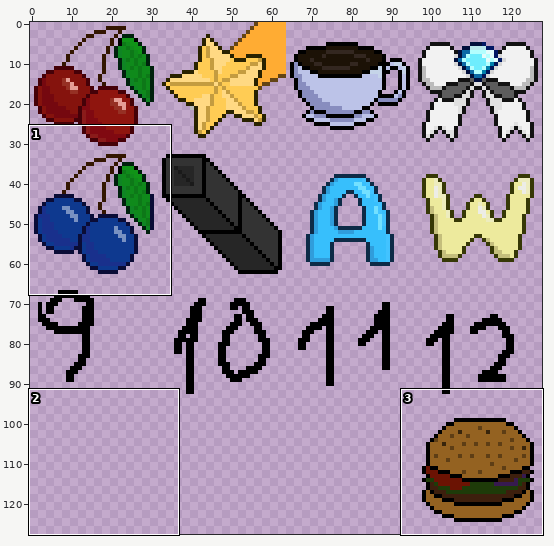
Two versions of one sprite sheet, assets/symbols.png. Above: a wide view before the commit, with the close-up outlined.
Close-up. Old version:
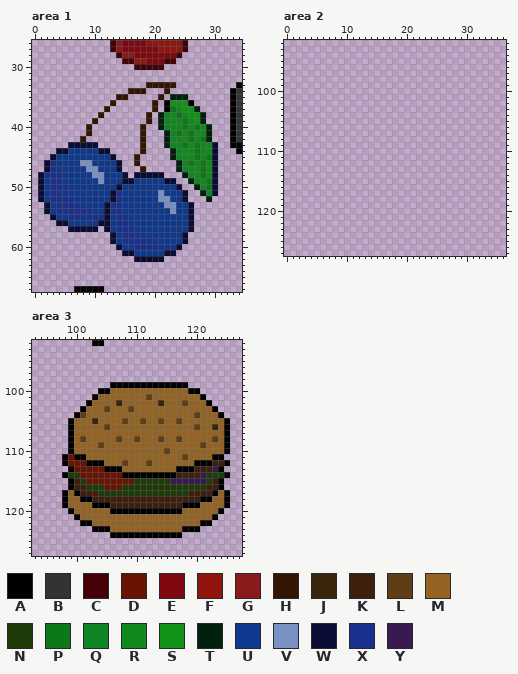
The file is 128x128 pixels. Colours within 5 levels of each other are drawn and written as one. Shown: area 1: x 0..34, y 26..67; area 2: x 0..36, y 92..127; area 3: x 93..127, y 92..127.
Palette (. is transparent): A #000000  B #333333  C #450108  D #6b1303  E #800911  F #8f150e  G #8a1b1a  H #331601  J #38250c  K #3d1f0d  L #5e3e15  M #946221  N #1e3b09  P #0d7818  Q #0f8524  R #0f8a1b  S #109317  T #00210d  U #0e398f  V #7891c2  W #0a0c36  X #19308c  Y #371a4f
Pixels before, area 1, first column x 1:
26 ............CGEEEEFFFFFFC.........
27 ............CGEEEEEEFFFFC.........
28 .............CGGEEEEEEEC..........
29 ..............CCGGEEECC...........
30 ................CCCCC.............
31 ..................................
32 ..................................
33 ..................HHHHH..........A
34 ...............HHH...H..........AB
35 .............HH.....H.TTT.......AB
36 ............H......H.ASSSA......AB
37 ...........H.......H.APRSST.....AB
38 ..........H.......H.TQRPRSST....AB
39 .........H........H.TQRRPRST....AB
40 ........H........H..TQRRPRPRT...AB
41 ........H........H...TQPRPRRT...AB
42 .......H.........H...TQRRPRPT...AB
43 .....WWWWW.......H...TQRPRPRRW..AA
44 ...WWUUUUUWW.....H....TQRRPRRW...A
45 ..WUUUUUUUUUW...H.....TQRRPRPW....
46 .WXUUUUVVUUUUW..H......TQPRPRW....
47 .WXUUUUUVVUUUW...H.....TQRRPRW....
48 WXXXUUUUUVVUUUW.WWWWW...TQRPRW....
49 WUXXUUUUUUVUUUWWUUUUUWW..TQRPW....
50 WUXXXUUUUUUUUWUUUUUUUUUW..TQPW....
51 WUXXXUUUUUUUWXUUUUUUVUUUW..TQW....
52 WUXXXXUUUUUUWXUUUUUUVVUUW...T.....
53 .WUXXXXUUUUWXXUUUUUUUVVUUW........
54 .WUXXXXXXUUWXXUUUUUUUUVUUW........
55 ..WUUXXXXXXWUXXUUUUUUUUUUW........
56 ...WWUUUUXWWUXXUUUUUUUUUUW........
57 .....WWWWW.WUXXXUUUUUUUUUW........
58 ............WUXXXXUUUUUUW.........
59 ............WUXXXXXUUUUUW.........
60 .............WUUXXXXXXXW..........
61 ..............WWUUUUUWW...........
62 ................WWWWW.............
63 ..................................
64 ..................................
65 ..................................
66 ..................................
67 ......AAAAA.......................
Pixels before, area 3, first column x 98:
 92 .....AA.....................
 93 ............................
 94 ............................
 95 ............................
 96 ............................
 97 ............................
 98 ............................
 99 ........AAAAAAAAAAAAA.......
100 ......AAMMMMMMMMMMMMMAA.....
101 .....AMMMMMMMMLMMMMMMMMA....
102 ....AMMMMJMMMMMMJMMMLMMMA...
103 ...AMMMLMMMLMMMMMMMMMMMMMA..
104 ..ALMMMMMMMMMMMMMMMMMMLMMMA.
105 .AMMMJMMMMLMMLMMLMMLMMMMMMMA
106 .AMMMMMLMMMMMMMMMMMMMMLMMJMA
107 .AMMMMMMMMMMMMMMMMMMMMMMMMMA
108 .AMLMMMMMLMMLMMMLMMLMMMMMLMA
109 .AMMMMLMMMMMMMMMMMMMMMMLMMMA
110 .AMMMMMMMMMMMMMMMLMMMMMMMMMA
111 ADAAMMMMMMMMMMMMMMMMLMMMMAA.
112 ADDDAAAMMMLMMMLMMMMMMMAAAKKA
113 .ADDDDDAAAMMMMMMMMMAAAKKKYA.
114 ANNDDDDDDDAAAAAAAAAKKKKYNNNA
115 .AKNDDDDDDDDNNNNNNYYYYYYNKA.
116 .AKKNNNDDDNNNNNNNNNNNNNNKKA.
117 AMAKKKNNNNNNNNNNNNNNNKKKKAMA
118 AMMAAKKKKKKKKKKKKKKKKKKAAMMA
119 AMMMMAAAKKKKKKKKKKKKAAAMMMMA
120 .AMMMMMMAAAAAAAAAAAAMMMMMMA.
121 ..AMMMMMMMMMMMMMMMMMMMMMMA..
122 ...AAMMMMMMMMMMMMMMMMMMAA...
123 .....AAAMMMMMMMMMMMMAAA.....
124 ........AAAAAAAAAAAA........
Once edited:
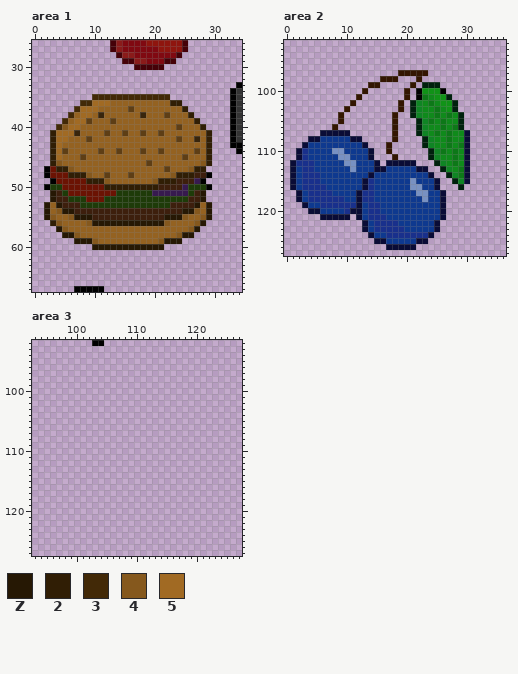
Colours new in this view: Z #261804  2 #301e05  3 #422907  4 #85581d  5 #a16a23
Difference:
Changed rows in their new state; - is an unchanged pixel.
Area 1:
first column x 1:
33 ------------------.....-------
34 ---------------...---.--------
35 ---------3333333333333...-----
36 -------33555MMMMMMMMMM22..----
37 ------3555MMMMMLMMMMMMMM2..---
38 -----3M55MJMMMMMMJMMMLMMM2..--
39 ----3M55LMMMLMMMMMMMMMMMMM2.--
40 ---3455MMMMMMMMMMMMMMMMLMMM2.-
41 --2555JMMMMLMMLMMLMMLMMMMMMM2-
42 --255MMMLMMMMMMMMMMMMMMLMMJM2-
43 --25MMMMMMMMMMMMMMMMMMMMMMMM2.
44 --25LMMMMMLMMLMMMLMMLMMMMMLM2.
45 --25MMMLMMMMMMMMMMMMMMMMLMMM2.
46 -.24MMMMMMMMMMMMMMLMMMMMMMM42.
47 -AD224MMMMMMMMMMMMMMMLMMM422..
48 .ADDD2224MMLMMMLMMMMMM4222KKA.
49 ..ADDDDD2224MMMMMMM4222KKKYA..
50 .ANNDDDDDDD222222222KKKKYNNNA.
51 ..ZKNDDDDDDDDNNNNNNYYYYYYNKZ..
52 ..ZKKNNNDDDNNNNNNNNNNNNNNKKZ.-
53 -ZMZKKKNNNNNNNNNNNNNNNKKKKZMZ-
54 -ZM4ZZKKKKKKKKKKKKKKKKKKZZ4MZ-
55 -Z4MM4ZZZKKKKKKKKKKKKZZZ4MM4Z-
56 --24MMMM4ZZZZZZZZZZZZ4MMMM4Z--
57 ---Z4MMMMMMMMMMMMMMMMMMMM4Z---
58 ----ZZ4MMMMMMMMMMMMMMMM4ZZ----
59 ------ZZZ4MMMMMMMMMM4ZZZ.-----
60 ---------ZZZZZZZZZZZZ...------
61 --------------.........-------
62 ----------------.....---------
Area 2:
first column x 1:
 97 ------------------HHHHH-------
 98 ---------------HHH---H--------
 99 -------------HH-----H-TTT-----
100 ------------H------H-ASSSA----
101 -----------H-------H-APRSST---
102 ----------H-------H-TQRPRSST--
103 ---------H--------H-TQRRPRST--
104 --------H--------H--TQRRPRPRT-
105 --------H--------H---TQPRPRRT-
106 -------H---------H---TQRRPRPT-
107 -----WWWWW-------H---TQRPRPRRW
108 ---WWUUUUUWW-----H----TQRRPRRW
109 --WUUUUUUUUUW---H-----TQRRPRPW
110 -WXUUUUVVUUUUW--H------TQPRPRW
111 -WXUUUUUVVUUUW---H-----TQRRPRW
112 WXXXUUUUUVVUUUW-WWWWW---TQRPRW
113 WUXXUUUUUUVUUUWWUUUUUWW--TQRPW
114 WUXXXUUUUUUUUWUUUUUUUUUW--TQPW
115 WUXXXUUUUUUUWXUUUUUUVUUUW--TQW
116 WUXXXXUUUUUUWXUUUUUUVVUUW---T-
117 -WUXXXXUUUUWXXUUUUUUUVVUUW----
118 -WUXXXXXXUUWXXUUUUUUUUVUUW----
119 --WUUXXXXXXWUXXUUUUUUUUUUW----
120 ---WWUUUUXWWUXXUUUUUUUUUUW----
121 -----WWWWW-WUXXXUUUUUUUUUW----
122 ------------WUXXXXUUUUUUW-----
123 ------------WUXXXXXUUUUUW-----
124 -------------WUUXXXXXXXW------
125 --------------WWUUUUUWW-------
126 ----------------WWWWW---------
Area 3:
first column x 98:
 99 --------.............-------
100 ------.................-----
101 -----...................----
102 ----.....................---
103 ---.......................--
104 --.........................-
105 -...........................
106 -...........................
107 -...........................
108 -...........................
109 -...........................
110 -...........................
111 ...........................-
112 ............................
113 -..........................-
114 ............................
115 -..........................-
116 -..........................-
117 ............................
118 ............................
119 ............................
120 -..........................-
121 --........................--
122 ---......................---
123 -----..................-----
124 --------............--------
Changed places in both close-ups, as pixel boxes (x1, y1, x2, y2):
changed: (38, 82, 218, 262)
added: (290, 70, 470, 250)
erased: (62, 382, 230, 538)
